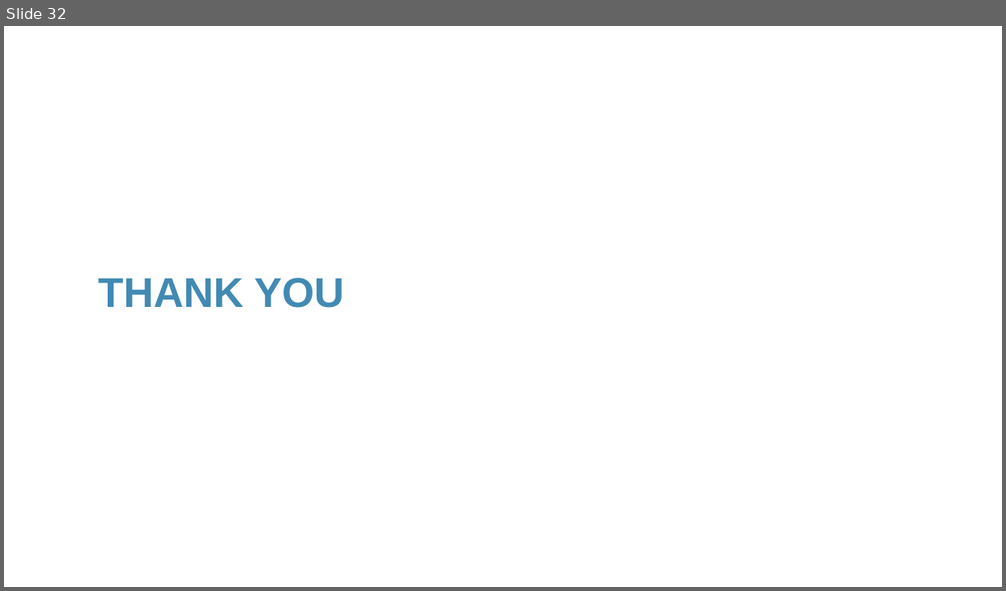
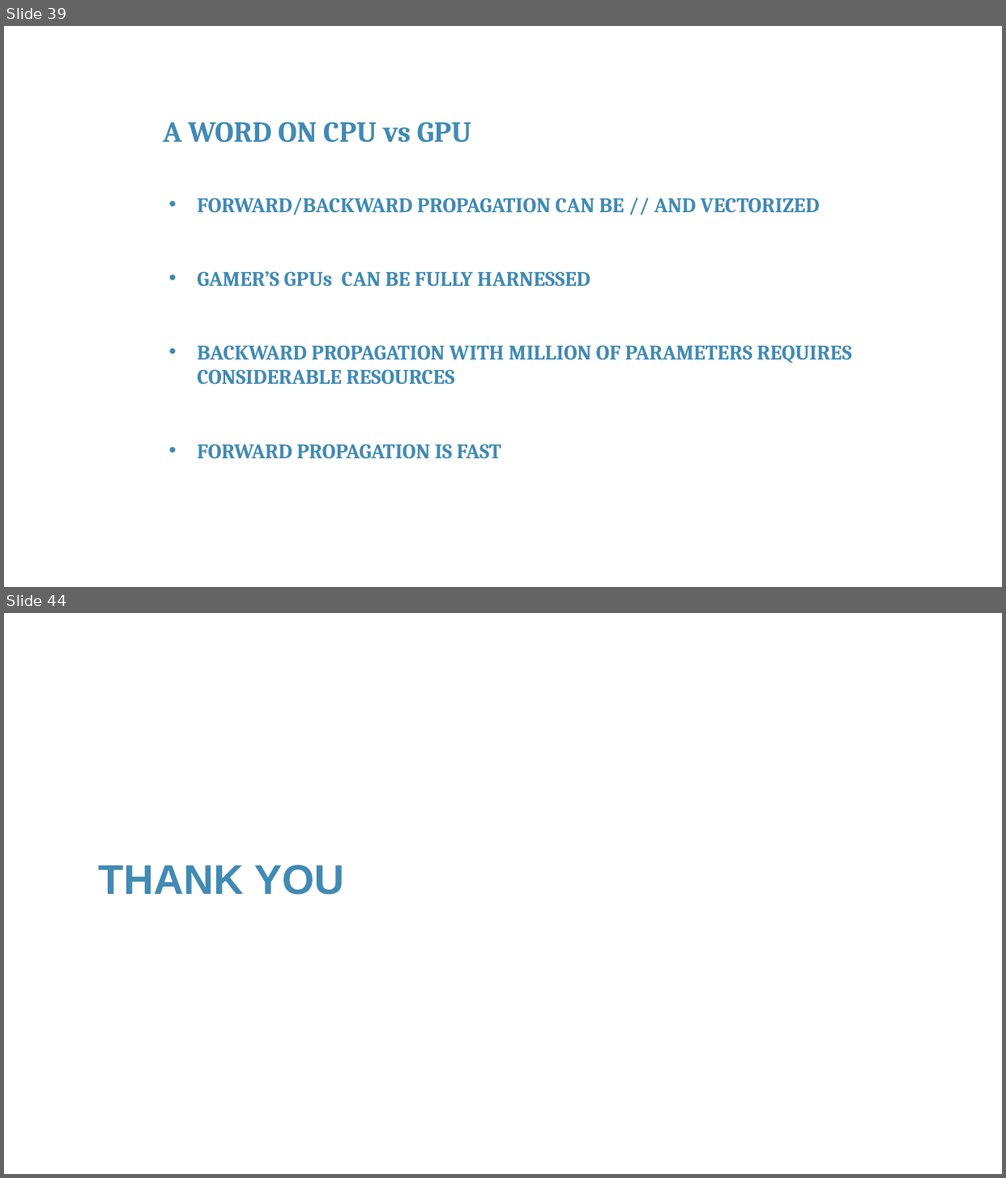
Before and after one commit to franckalbinet/iot-nbtc-itu, a slide deck: presentations/session-14-machine-learning.pptx. Shown one above the other, each under a label of ours: slide 32 before the commit, slides 39 and 44 after it; the slides between them are not shown. The pictures are 1006x591 and 1006x1178 pixels, drawn with LibreOffice and Linux fonts; fonts in the diff are those of the drawing; background and template pictures are left out. Boxes give left, top, right and bottom in pixels: in the first picture for what was removed or moved away, otherwise in the second. Text is boxed around its words. In the diff, an @@ line names an element or a change of style, - is before the commit and + after.

```diff
--- a/presentations/session-14-machine-learning.pptx
+++ b/presentations/session-14-machine-learning.pptx
@@ slide 39 added at <box>4,26,1002,587</box>, background #FFFFFF @@
@@ text added at <box>163,122,471,143</box>, 28 pt, text #418AB3, bold @@
+A WORD ON CPU vs GPU
@@ text added at <box>197,198,820,216</box>, 20 pt, text #418AB3, bold @@
+• FORWARD/BACKWARD PROPAGATION CAN BE // AND VECTORIZED
@@ text added at <box>197,271,590,287</box>, 20 pt, text #418AB3, bold @@
+• GAMER’S GPUs CAN BE FULLY HARNESSED
@@ text added at <box>197,345,852,385</box>, 20 pt, text #418AB3, bold @@
+• BACKWARD PROPAGATION WITH MILLION OF PARAMETERS REQUIRES CONSIDERABLE RESOURCES
@@ text added at <box>197,444,501,459</box>, 20 pt, text #418AB3, bold @@
+• FORWARD PROPAGATION IS FAST
@@ what was slide 32 is now slide 44 @@
```
Also in this commit, not shown: 1 slide changed, 40 other slides added, 29 slides removed.
